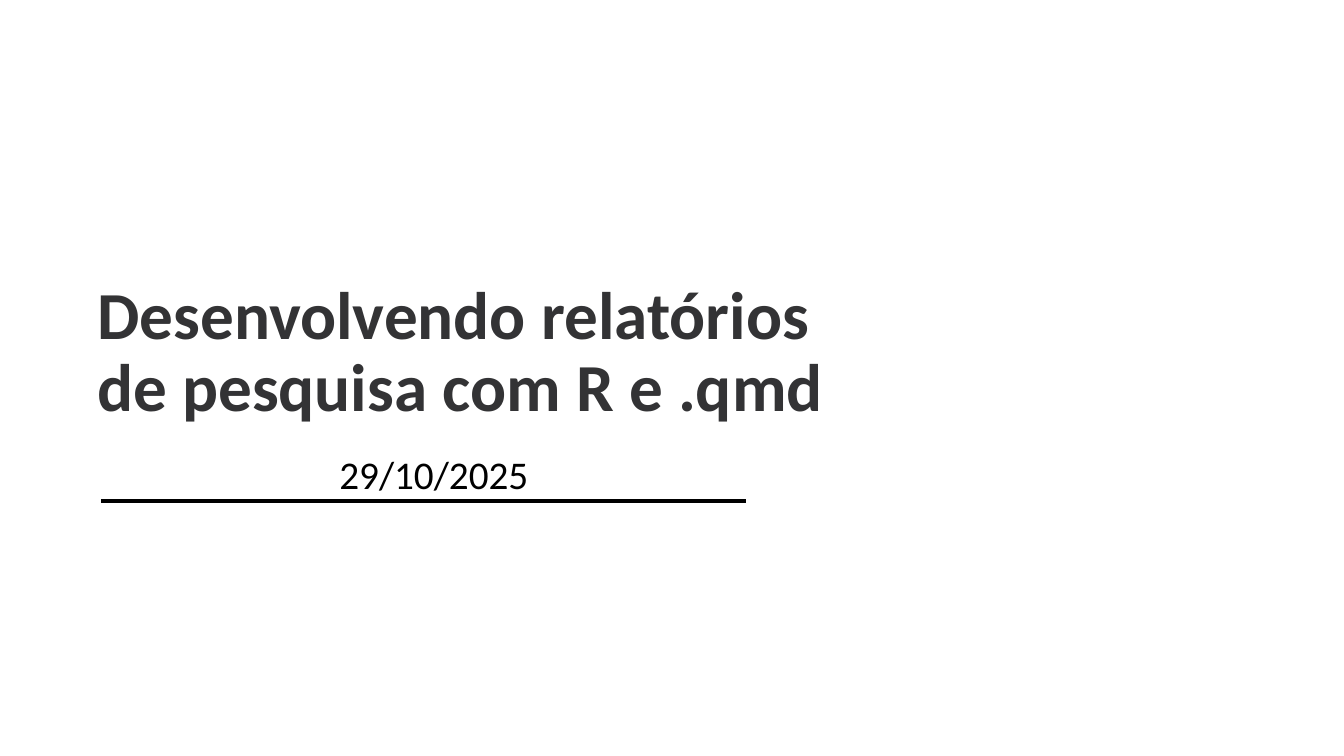
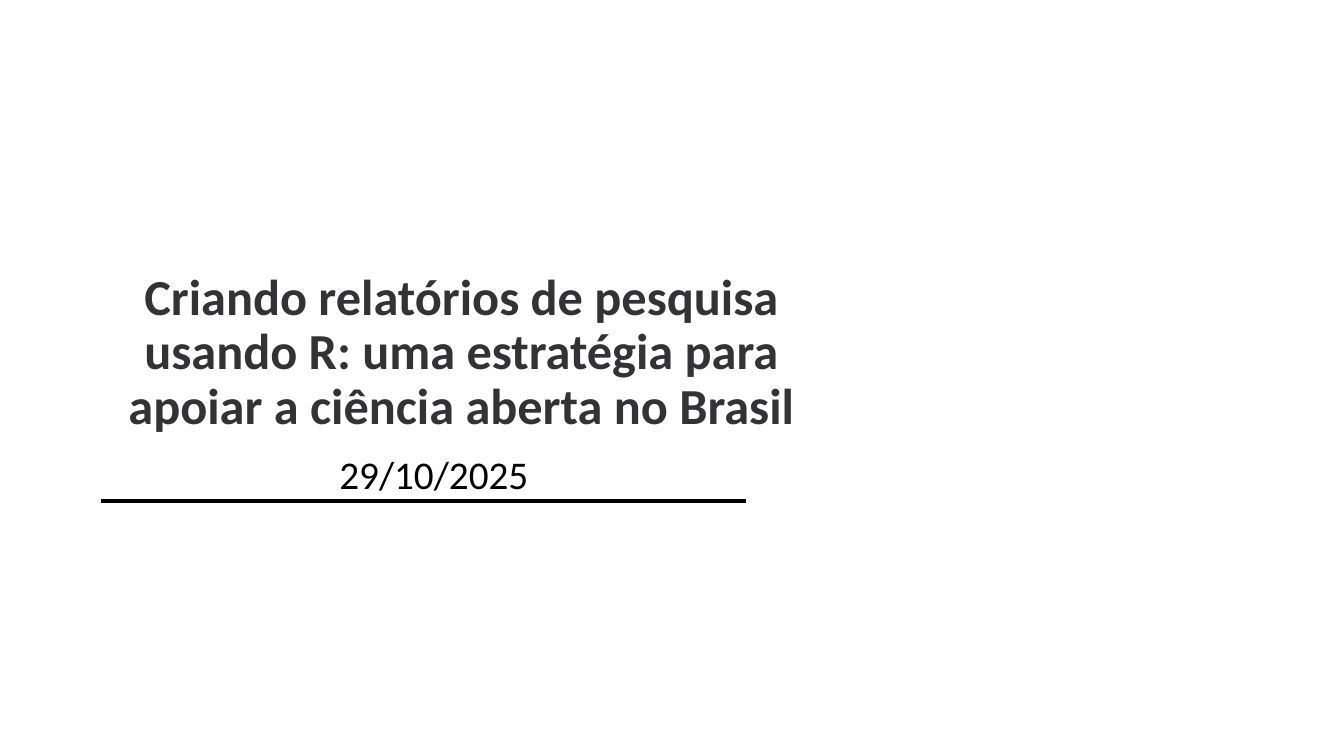
Before and after one commit to danielppagotto/curso_r_relatorios, a slide deck: slide 1 of Slides curso.pptx. Drawn at 1344x756 pixels with LibreOffice and Linux fonts; fonts in the diff are those of the drawing; background and template pictures are left out. Boxes give left, top, right and bottom in pixels: in the first picture for what was removed or moved away, otherwise in the second. Text is boxed around its words. In the diff, an @@ line names an element or a change of style, - is before the commit and + after.

```diff
--- a/Slides curso.pptx
+++ b/Slides curso.pptx
@@ title at bbox=[128, 279, 794, 432]: text changed; size 48 to 36 pt @@
-Desenvolvendo relatórios de pesquisa com R e .qmd
+Criando relatórios de pesquisa usando R: uma estratégia para apoiar a ciência aberta no Brasil
```
Also in this commit, not shown: 1 slide added, 32 other files.
